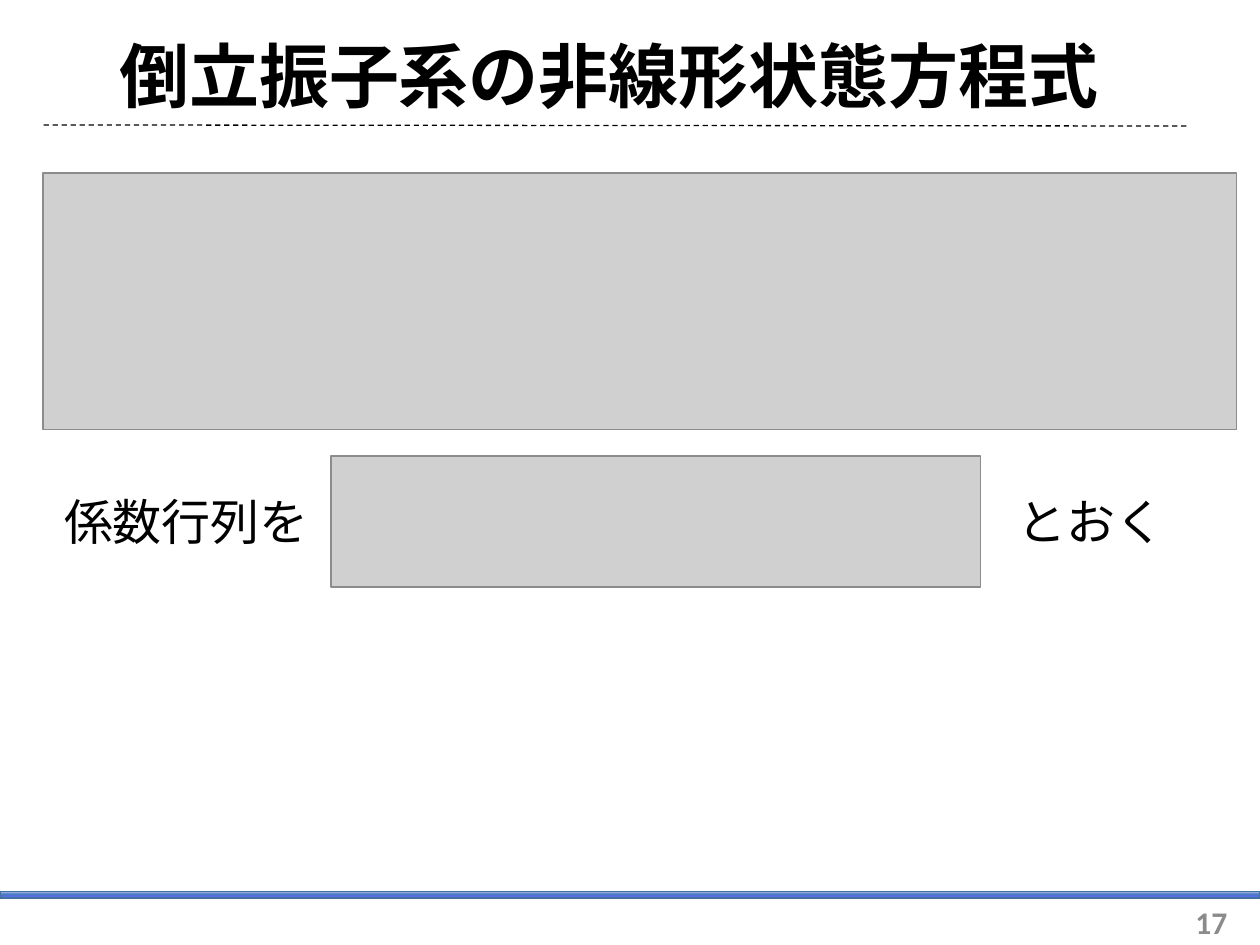
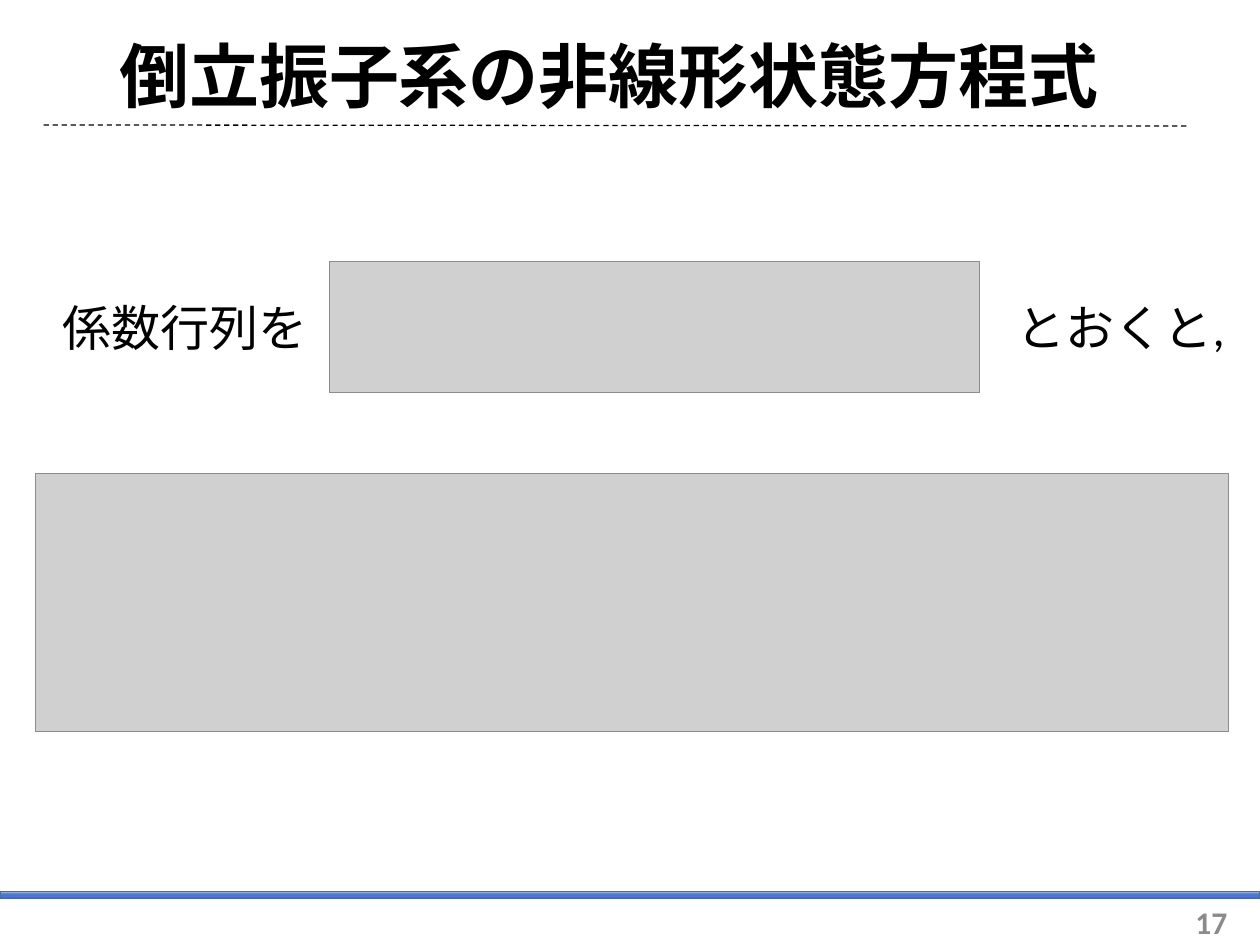
Before and after one commit to arabian9ts/Pendulum, a slide deck: slide 17 of presentation/pendulum_theory.pptx. Drawn at 1260x945 pixels with LibreOffice and Linux fonts; fonts in the diff are those of the drawing; grey boxes stand for pictures. Boxes give left, top, right and bottom in pixels: in the first picture for what was removed or moved away, otherwise in the second. Text is boxed around its words. In the diff, an @@ line names an element or a change of style, - is before the commit and + after.

```diff
--- a/presentation/pendulum_theory.pptx
+++ b/presentation/pendulum_theory.pptx
@@ picture removed at bbox=[43, 173, 1236, 430] @@
@@ picture: place and size @@
-picture at bbox=[331, 456, 982, 587]
+picture at bbox=[330, 262, 980, 393]
@@ text "係数行列を": place and size @@
-text "係数行列を" at bbox=[64, 498, 309, 544]
+text "係数行列を" at bbox=[63, 304, 308, 350]
@@ text at bbox=[1017, 306, 1225, 352]: text changed @@
-とおく
+とおくと,
@@ picture added at bbox=[35, 474, 1228, 732] @@
```
Also in this commit, not shown: 3 other slides changed.
